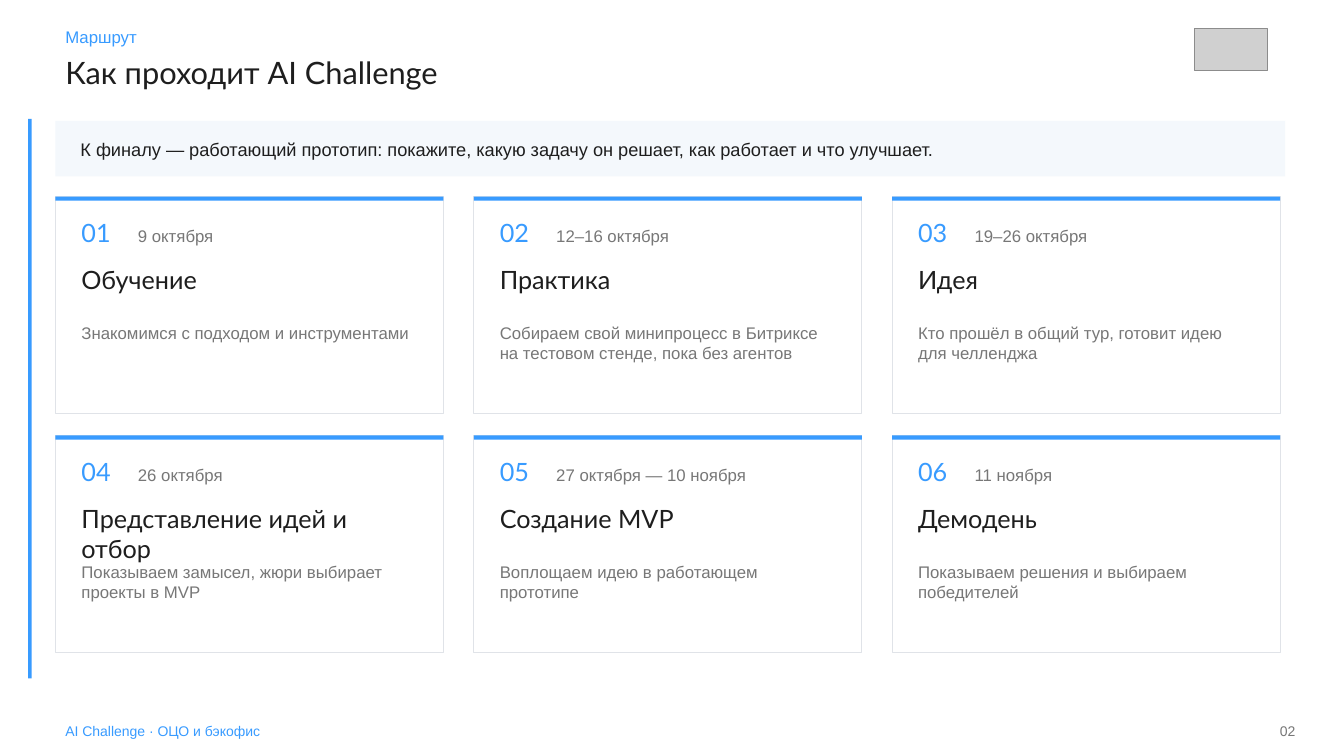
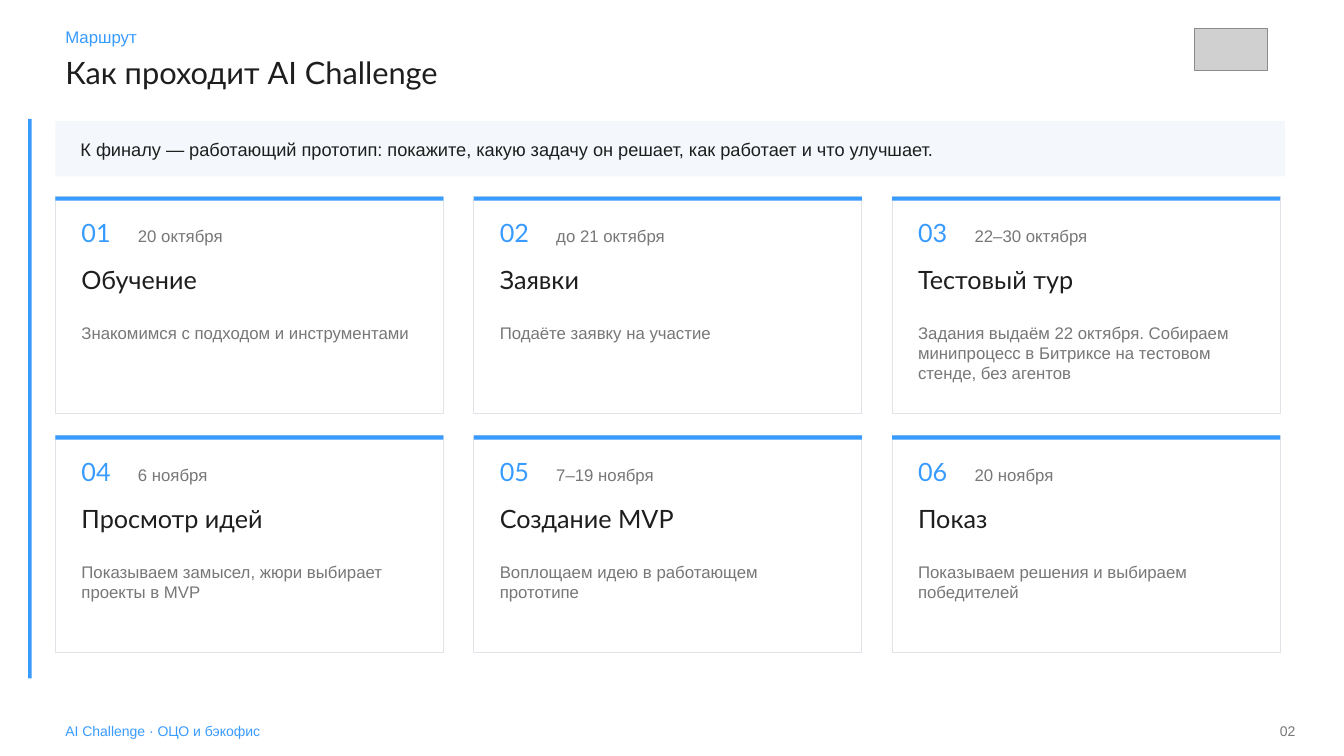
Before and after one commit to Nikisheva/html_krit, a slide deck: slide 2 of AI Challenge.pptx. Drawn at 1344x756 pixels with LibreOffice and Linux fonts; fonts in the diff are those of the drawing; grey boxes stand for pictures. Boxes give left, top, right and bottom in pixels: in the first picture for what was removed or moved away, otherwise in the second. Text is boxed around its words. In the diff, an @@ line names an element or a change of style, - is before the commit and + after.

```diff
--- a/AI Challenge.pptx
+++ b/AI Challenge.pptx
@@ text at bbox=[138, 230, 222, 246]: text changed @@
-9 октября
+20 октября
@@ text at bbox=[556, 230, 664, 246]: text changed @@
-12–16 октября
+до 21 октября
@@ text at bbox=[975, 230, 1087, 246]: text changed @@
-19–26 октября
+22–30 октября
@@ text at bbox=[500, 270, 579, 289]: text changed @@
-Практика
+Заявки
@@ text at bbox=[918, 271, 1073, 293]: text changed @@
-Идея
+Тестовый тур
@@ text at bbox=[500, 327, 711, 343]: text changed @@
-Собираем свой минипроцесс в Битриксе на тестовом стенде, пока без агентов
+Подаёте заявку на участие
@@ text at bbox=[918, 327, 1229, 383]: text changed @@
-Кто прошёл в общий тур, готовит идею для челленджа
+Задания выдаём 22 октября. Собираем минипроцесс в Битриксе на тестовом стенде, без агентов
@@ text at bbox=[138, 469, 208, 485]: text changed @@
-26 октября
+6 ноября
@@ text at bbox=[556, 469, 653, 485]: text changed @@
-27 октября — 10 ноября
+7–19 ноября
@@ text at bbox=[975, 469, 1054, 485]: text changed @@
-11 ноября
+20 ноября
@@ text at bbox=[81, 510, 263, 532]: text changed @@
-Представление идей и отбор
+Просмотр идей
@@ text at bbox=[918, 510, 987, 528]: text changed @@
-Демодень
+Показ
```
Also in this commit, not shown: 6 other slides changed, 6 other files.
